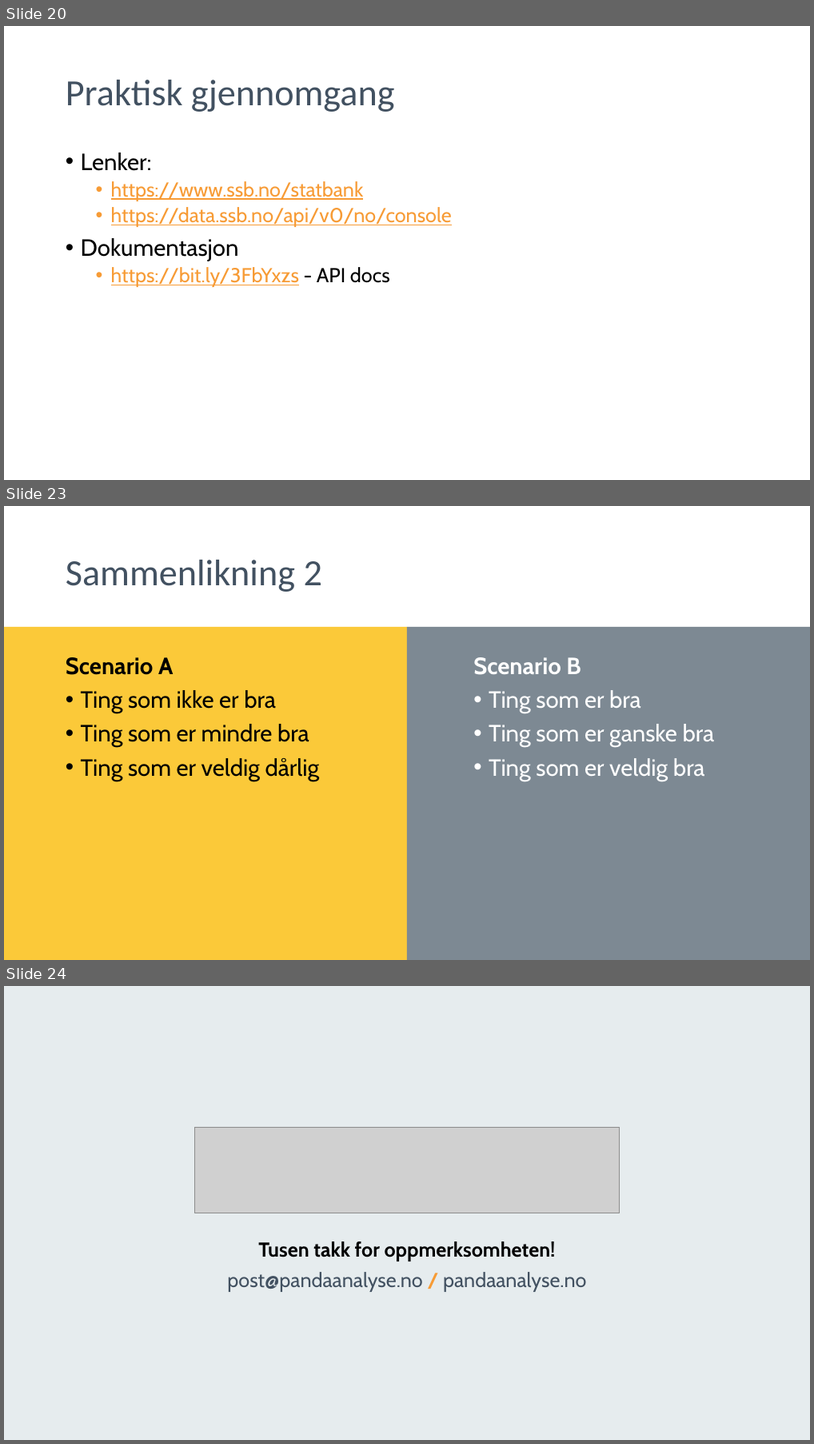
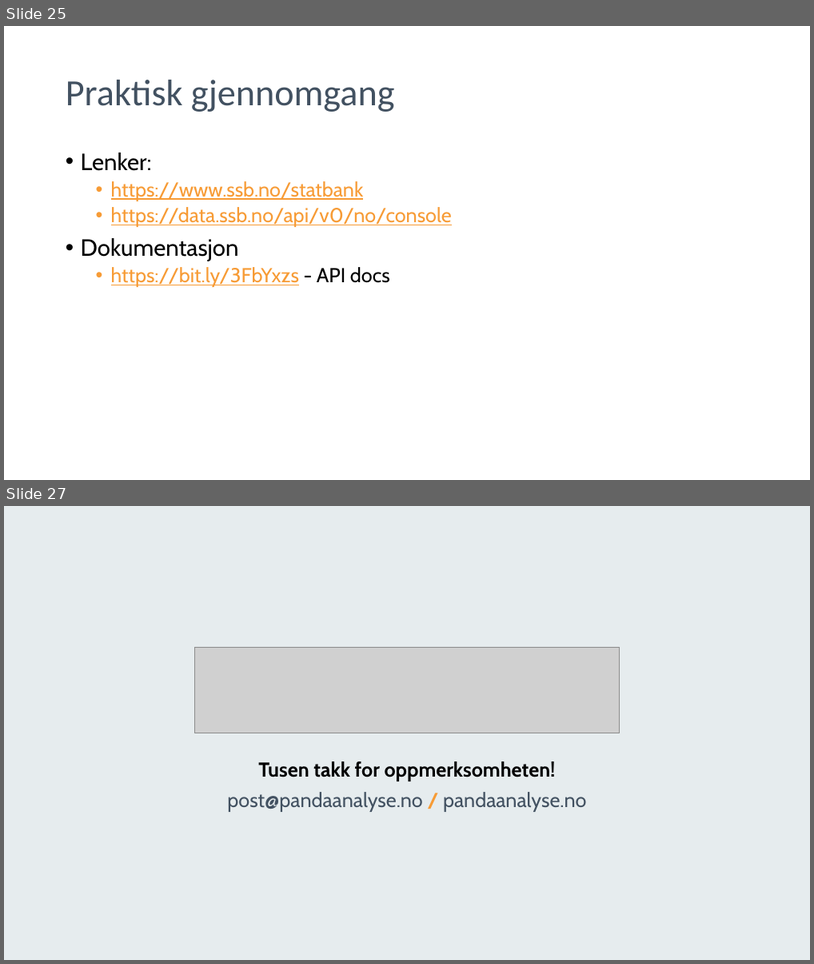
Before and after one commit to pandaAPIkurs/kursdata, a slide deck: Trinn2.pptx. Shown one above the other, each under a label of ours: slides 20, 23 and 24 before the commit, slides 25 and 27 after it; the slides between them are not shown. The pictures are 814x1444 and 814x964 pixels, drawn with LibreOffice and Linux fonts; fonts in the diff are those of the drawing; grey boxes stand for pictures; background and template pictures are left out. Boxes give left, top, right and bottom in pixels: in the first picture for what was removed or moved away, otherwise in the second. Text is boxed around its words. In the diff, an @@ line names an element or a change of style, - is before the commit and + after.

```diff
--- a/Trinn2.pptx
+++ b/Trinn2.pptx
@@ slide 23 removed at (4,506,810,960), background #FFFFFF @@
@@ title removed at (66,560,322,592) @@
-Sammenlikning 2
@@ rectangle removed at (4,627,407,960) @@
@@ rectangle removed at (407,627,810,960) @@
@@ text removed at (66,657,320,781) @@
-Scenario A
-• Ting som ikke er bra
-• Ting som er mindre bra
-• Ting som er veldig dårlig
@@ text removed at (474,657,715,781) @@
-Scenario B
-• Ting som er bra
-• Ting som er ganske bra
-• Ting som er veldig bra
@@ what was slide 20 is now slide 25 @@
@@ what was slide 24 is now slide 27 @@
```
Also in this commit, not shown: 6 slides changed, 7 slides added, 3 other slides removed, 5 other files.
